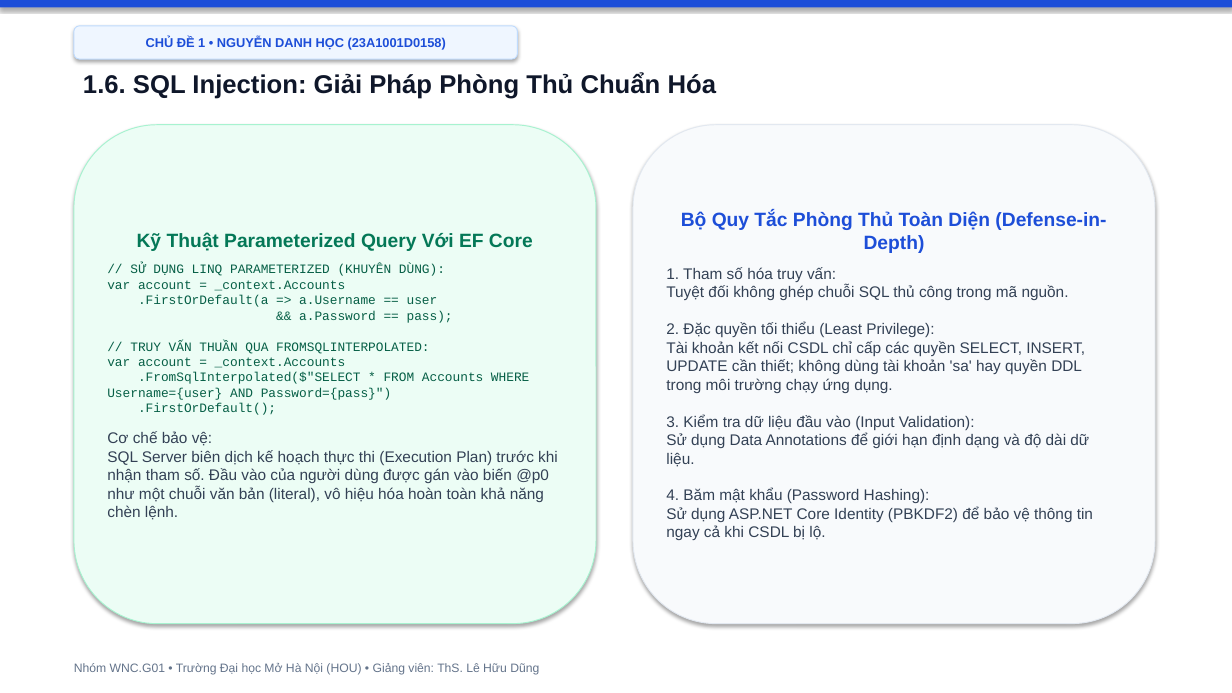
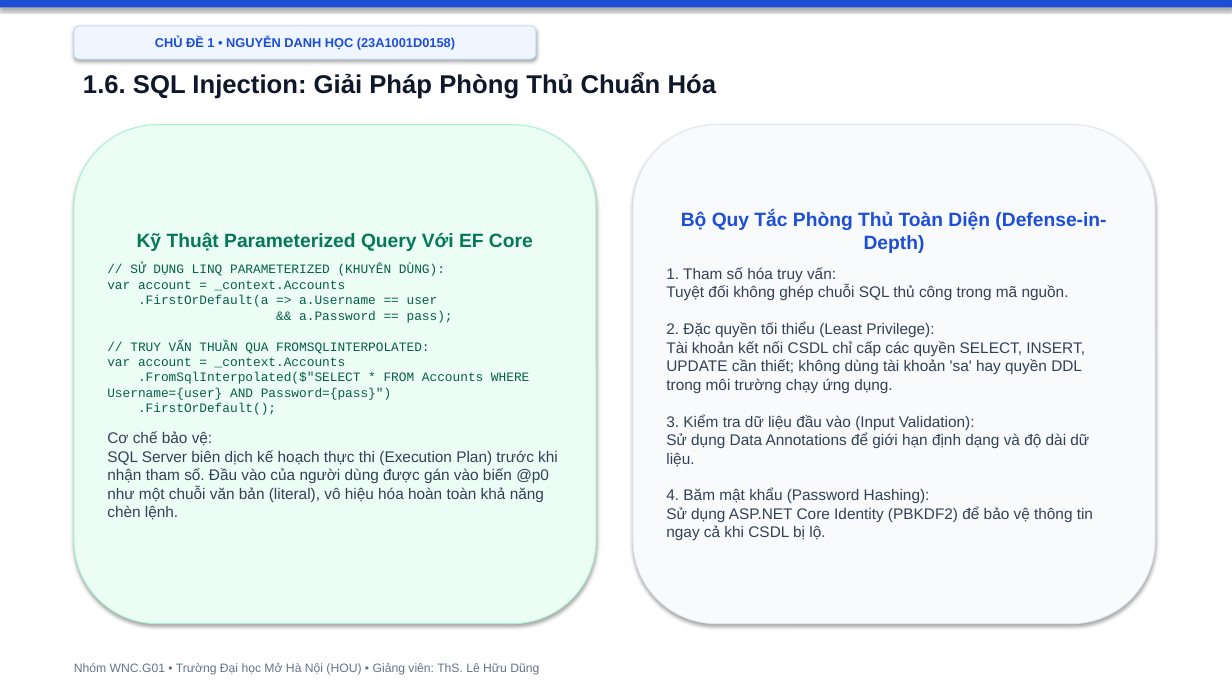
Before and after one commit to hocjsoo/OWASP_Demo, a slide deck: slide 7 of Slide_OWASP_Top3_Nhom_WNC_G01.pptx. Drawn at 1232x693 pixels with LibreOffice and Linux fonts; fonts in the diff are those of the drawing. Boxes give left, top, right and bottom in pixels: in the first picture for what was removed or moved away, otherwise in the second. Text is boxed around its words. In the diff, an @@ line names an element or a change of style, - is before the commit and + after.

```diff
--- a/Slide_OWASP_Top3_Nhom_WNC_G01.pptx
+++ b/Slide_OWASP_Top3_Nhom_WNC_G01.pptx
@@ rounded rectangle "CHỦ ĐỀ 1 • NGUYỄN ...": place and size @@
-rounded rectangle "CHỦ ĐỀ 1 • NGUYỄN ..." at [74,26,518,59]
+rounded rectangle "CHỦ ĐỀ 1 • NGUYỄN ..." at [74,26,536,59]
```
Also in this commit, not shown: 14 other slides changed, 4 slides added, 3 slides removed, 2 other files.
